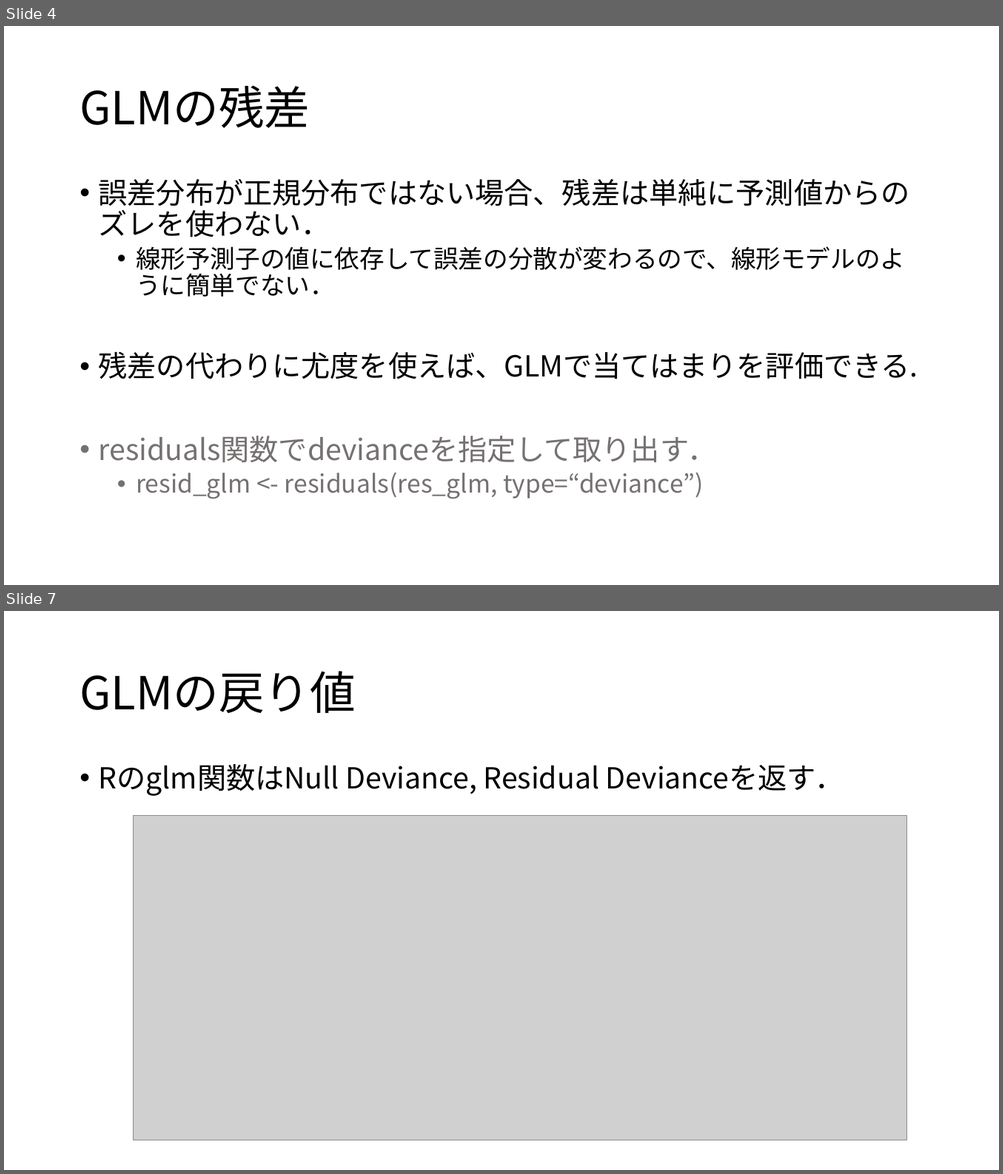
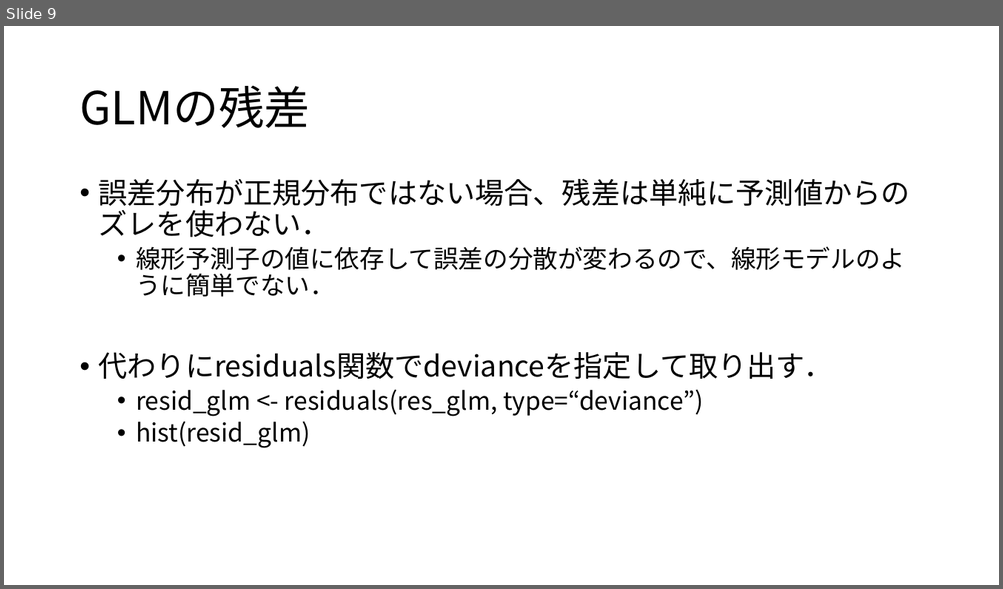
Before and after one commit to KoHMB/Shigen_kensyu_FRA, a slide deck: R/スライド/第25回.pptx. Shown one above the other, each under a label of ours: slides 4 and 7 before the commit, slide 9 after it; the slides between them are not shown. The pictures are 1003x1174 and 1003x589 pixels, drawn with LibreOffice and Linux fonts; fonts in the diff are those of the drawing; grey boxes stand for pictures. Boxes give left, top, right and bottom in pixels: in the first picture for what was removed or moved away, otherwise in the second. Text is boxed around its words. In the diff, an @@ line names an element or a change of style, - is before the commit and + after.

```diff
--- a/R/スライド/第25回.pptx
+++ b/R/スライド/第25回.pptx
@@ slide 7 removed at <box>4,611,999,1170</box>, background #FFFFFF @@
@@ title removed at <box>79,671,355,713</box> @@
-GLMの戻り値
@@ text removed at <box>99,764,844,796</box> @@
-• Rのglm関数はNull Deviance, Residual Devianceを返す．
@@ picture removed at <box>134,815,907,1141</box> @@
@@ what was slide 4 is now slide 9 @@
@@ slide 9 changed as well @@
@@ text at <box>99,352,833,380</box>: text changed @@
-• 残差の代わりに尤度を使えば、GLMで当てはまりを評価できる.
-• residuals関数でdevianceを指定して取り出す．
+• 代わりにresiduals関数でdevianceを指定して取り出す．
@@ text at <box>136,389,703,417</box>: text colour #767171 to #000000 in "resid_glm <- residuals(res_glm, type=“deviance”)" @@
@@ text at <box>136,421,310,449</box>: paragraph added @@
+  • hist(resid_glm)
```
Also in this commit, not shown: 3 other slides changed, 7 slides added, 3 other slides removed, 12 other files.
